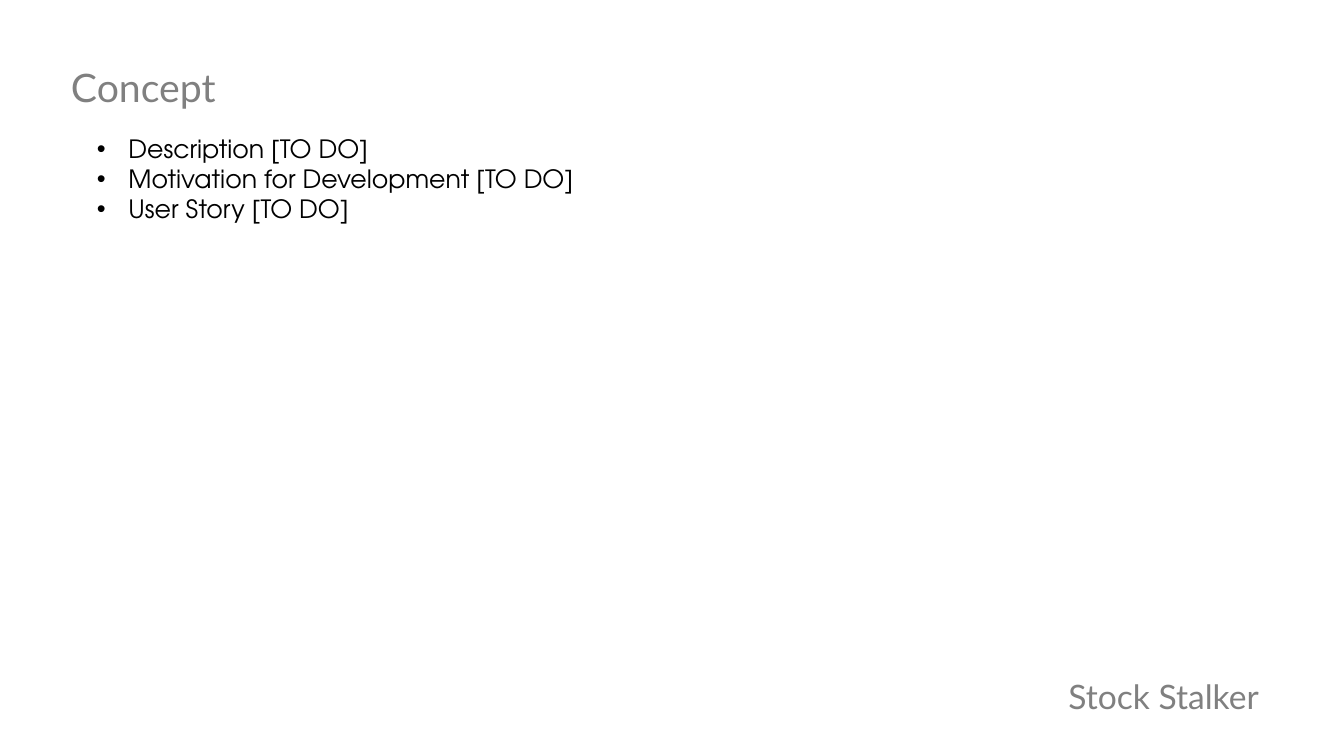
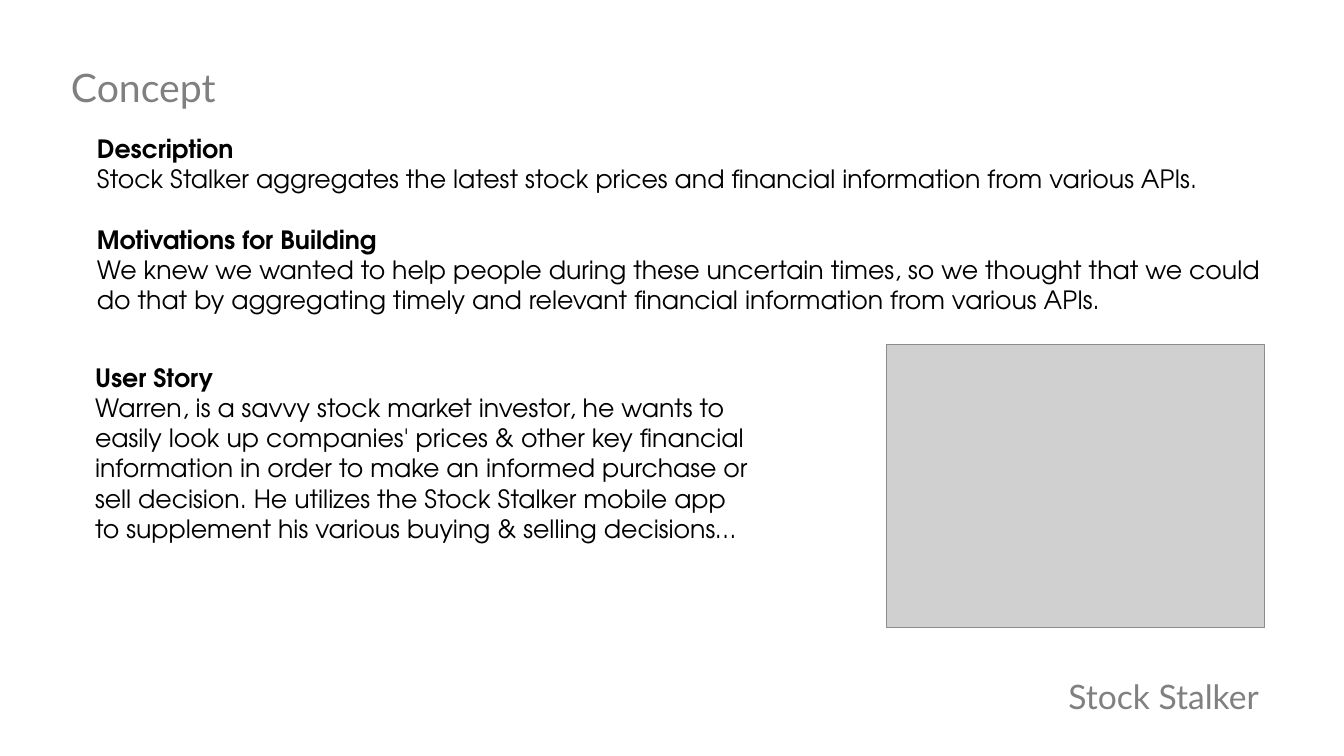
Before and after one commit to wrkfullerton/StockStalker, a slide deck: slide 3 of deck.pptx. Drawn at 1344x756 pixels with LibreOffice and Linux fonts; fonts in the diff are those of the drawing; grey boxes stand for pictures. Boxes give left, top, right and bottom in pixels: in the first picture for what was removed or moved away, otherwise in the second. Text is boxed around its words. In the diff, an @@ line names an element or a change of style, - is before the commit and + after.

```diff
--- a/deck.pptx
+++ b/deck.pptx
@@ text at [97, 138, 1259, 315]: text changed @@
-• Description [TO DO]
-• Motivation for Development [TO DO]
-• User Story [TO DO]
+Description
+Stock Stalker aggregates the latest stock prices and financial information from various APIs.
+Motivations for Building
+We knew we wanted to help people during these uncertain times, so we thought that we could do that by aggregating timely and relevant financial information from various APIs.
@@ picture added at [886, 345, 1264, 628] @@
@@ text added at [95, 368, 747, 544], 18 pt, text #000000 @@
+User Story
+Warren, is a savvy stock market investor, he wants to easily look up companies' prices & other key financial information in order to make an informed purchase or sell decision. He utilizes the Stock Stalker mobile app to supplement his various buying & selling decisions…
```
Also in this commit, not shown: 6 other slides changed.
